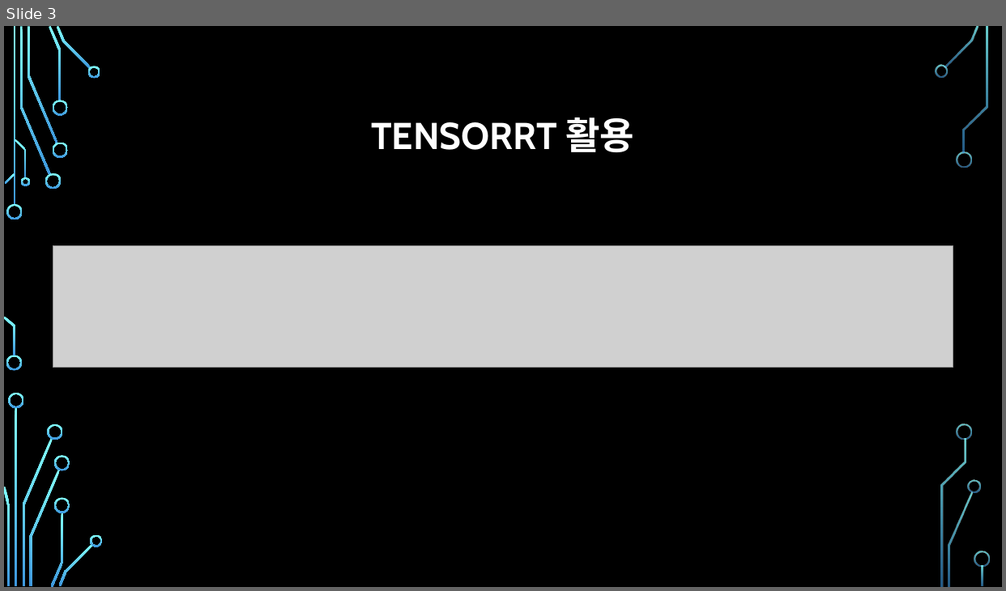
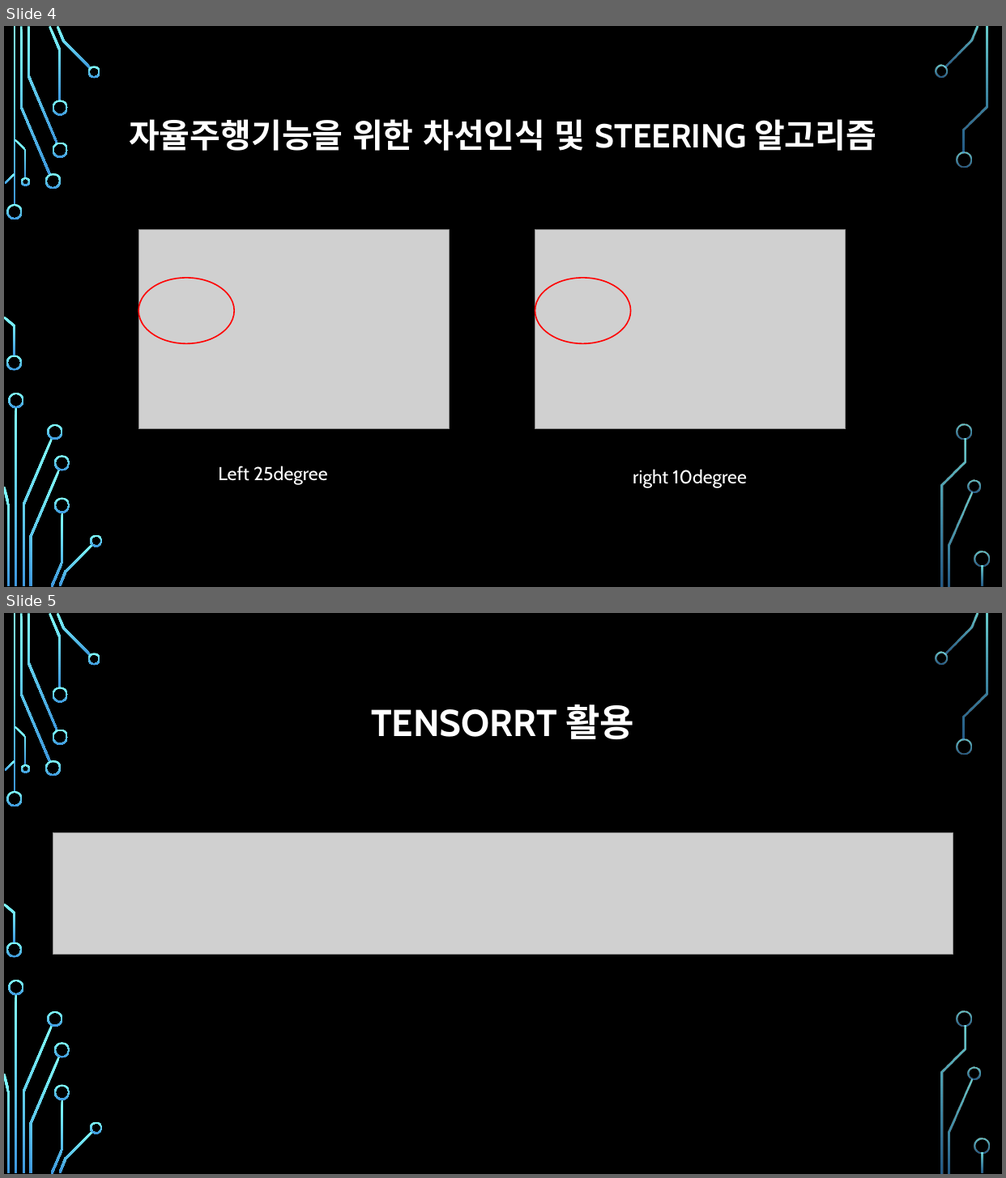
Before and after one commit to dlwnstjr2004/EskerJuneA, a slide deck: report/4조 3주차/VLSI 졸업작품 4조 발표 ppt 03.pptx. Shown one above the other, each under a label of ours: slide 3 before the commit, slides 4 and 5 after it. The pictures are 1006x591 and 1006x1178 pixels, drawn with LibreOffice and Linux fonts; fonts in the diff are those of the drawing; grey boxes stand for pictures; background and template pictures are left out. Boxes give left, top, right and bottom in pixels: in the first picture for what was removed or moved away, otherwise in the second. Text is boxed around its words. In the diff, an @@ line names an element or a change of style, - is before the commit and + after.

```diff
--- a/report/4조 3주차/VLSI 졸업작품 4조 발표 ppt 03.pptx
+++ b/report/4조 3주차/VLSI 졸업작품 4조 발표 ppt 03.pptx
@@ slide 4 added at (4,26,1002,587), background picture (left out); not listed: 36 template elements that a slide beside it also shows @@
@@ title added at (129,119,876,151), 32 pt, text #FFFFFF, bold @@
+자율주행기능을 위한 차선인식 및 STEERING 알고리즘
@@ picture added at (138,230,450,429) @@
@@ picture added at (535,230,846,429) @@
@@ ellipse added at (138,278,235,344), outline #FF0000 1.25 pt @@
@@ ellipse added at (535,278,631,344), outline #FF0000 1.25 pt @@
@@ text added at (218,466,327,485), 18 pt, text #FFFFFF @@
+Left 25degree
@@ text added at (633,469,747,489), 18 pt, text #FFFFFF @@
+right 10degree
@@ what was slide 3 is now slide 5 @@
```
Also in this commit, not shown: 2 slides changed, 1 other slide added.
